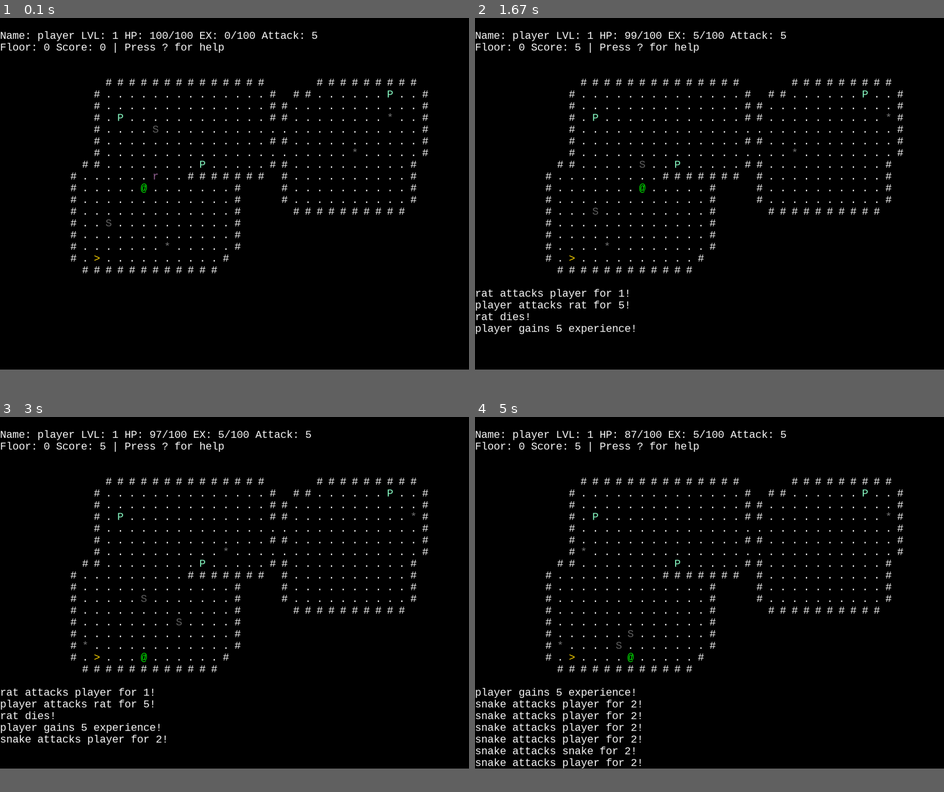
Above: before the commit, frames 1-4 (two rows, left to right).
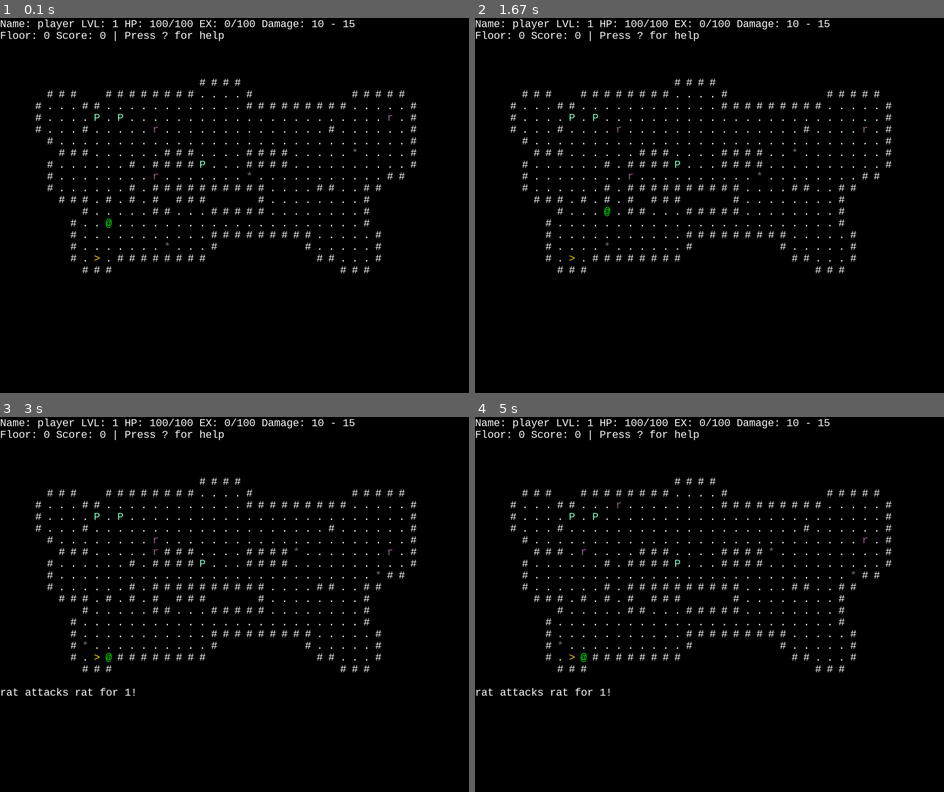
Above: after the commit, the same moments.

Repository: pyrotek45/pygame-roguehack
Game: pygame game, started from game.py
Same seed, same stepped clock (60 frames per second), same inputs: the game is played once before the commit and once after it.
Inputs:
- Up to frame 1 (0.1 s): no input
- Up to frame 2 (1.67 s): hold Right 0.33-0.8 s; hold Up 0.83-1.13 s; hold Right 1.17-1.63 s
- Up to frame 3 (3 s): hold Left 1.67-2.2 s; tap J at 1.73, 2.03, 2.3, 2.63, 2.93 s; hold Down 2.23-2.53 s; hold Left 2.57-2.97 s
- Up to frame 4 (5 s): hold Up 3-3.37 s; tap J at 3.07, 3.47, 3.77, 4.13, 4.53, 4.83 s; hold Right 3.4-4.03 s; hold Down 4.07-4.43 s; hold Left 4.47-4.93 s; hold Right from 4.97 s (still down)
In our replay, the window is 900x675 before the commit and 900x720 after it. These sizes can differ from the game's own. Grey fills any space a smaller window leaves; there, only what the larger window draws over its background counts as a difference.

The runs differ from the first frame. In frame 1, 4.3% of the frame differs, in the area x 0-92%, y 0-69%; in frame 2, 5.1%; in frame 3, 5.3%; in frame 4, 6.1%, in the area x 0-92%, y 0-94%.

Commit message:
added amoeba, weapons, undertile view

Diff:
--- a/entities.py
+++ b/entities.py
@@ -1,18 +1,39 @@
 import random
 import heapq
 
+class Item:
+    def __init__(self, name, value, symbol):
+        self.name = name
+        self.value = value
+        self.symbol = symbol
+
+
+class Weapon(Item):
+    def __init__(self, name, value, symbol, min, max):
+        super().__init__(name, value, symbol)
+        self.min_damage = min
+        self.max_damage = max
+
+
 # -------------------- Classes & API -------------------- #
 
 
 class Entity:
-    def __init__(self, name, x, y, health, attack, symbol, color, ai=None):
+    def __init__(self, name, x, y, health, strength, symbol, color, weapon=None, ai=None):
+        self.original = True
+
+        self.inventory = []
+        self.weapon = weapon
+
+        # value when unarmed
+        self.strength = strength
+
         self.name = name
         self.x = x
         self.y = y
         self.max_health = health
         self.health = health
         self.symbol = symbol
-        self.attack = attack
         self.level = 1
         self.experience_to_level = 100
         self.experience = 0
@@ -26,11 +47,18 @@
 
     def level_up(self):
         self.level += 1
-        self.max_health += 10 + self.level
-        self.attack += 5 + self.level
+        # health +10%
+        self.max_health += int(self.max_health * 0.10)
         self.health = self.max_health
+
+        # unarmed strength: +2
+        self.strength += 2
+
+        # exp till next level up: +%20
         self.experience = 0
-        self.experience_to_level = int(self.experience_to_level * 1.2)
+        self.experience_to_level += int(self.experience_to_level * 0.20)
+
+
 
     def set_ex(self, amount):
         self.ex_gain = amount
@@ -47,23 +75,27 @@
 # prolly want to make this more generic in the future??
 # maybe add it to the world class?
 def create_random_mob():
-    mob_type = random.choice(["orc", "snake", "rat"])
+    mob_type = random.choice(["orc", "snake", "rat", "amoeba"])
     return create_mob(mob_type)
 
 
 def create_mob(name):
     if name == "orc":
-        mob = Entity("orc", 0, 0, 10, 3, "O", (200, 200, 200), ai=AStarAi(None))
+        mob = Entity("orc", 0, 0, 10, 3, "O", (200, 200, 200), Weapon("club", 10, "!", 3, 8), ai=AStarAi(None))
         mob.set_ex(20)
         return mob
     elif name == "snake":
         mob = Entity(
-            "snake", 0, 0, 5, 2, "S", (100, 100, 100), ai=ChaseAndWonderAi(None)
+            "snake", 0, 0, 5, 2, "S", (100, 100, 100), None, ai=ChaseAndWonderAi(None)
         )
         mob.set_ex(10)
         return mob
     elif name == "rat":
-        mob = Entity("rat", 0, 0, 3, 1, "r", (150, 100, 150), ai=WonderAi(None))
+        mob = Entity("rat", 0, 0, 3, 1, "r", (150, 100, 150), None, ai=WonderAi(None))
+        mob.set_ex(5)
+        return mob
+    elif name == "amoeba":
+        mob = Entity("amoeba", 0, 0, 3, 1, "a", (55, 120, 50), None, ai=RunAndWonderAi(None))
         mob.set_ex(5)
         return mob
     else:
@@ -113,6 +145,18 @@
             x, y = random.choice([(1, 0), (-1, 0), (0, 1), (0, -1)])
             floor.move_entity(self.owner, x, y)
 
+class RunAndWonderAi(Ai):
+    def take_turn(self, floor):
+        if random.random() < 0.5:
+            # run
+            player = floor.world.player
+            x = ( 0 if player.x == self.owner.x else (1 if player.x < self.owner.x else -1) )
+            y = ( 0 if player.y == self.owner.y else (1 if player.y < self.owner.y else -1) )
+            floor.move_entity(self.owner, x, y)
+        else:
+            # wonder
+            x, y = random.choice([(1, 0), (-1, 0), (0, 1), (0, -1)])
+            floor.move_entity(self.owner, x, y)
 
 # ----------------- Pathfinding ---------------- #
 
--- a/floor.py
+++ b/floor.py
@@ -1,5 +1,5 @@
 import random
-
+from entities import Entity, WonderAi
 
 class System:
     def __init__(self):
@@ -11,10 +11,10 @@
 
 class Potion:
     def __init__(self, x, y, name, symbol, color):
+        self.name = name
         self.x = x
         self.y = y
         self.symbol = symbol
-        self.name = name
         self.color = color
         self.used = False
 
@@ -40,13 +40,29 @@
     def run(self, floor):
         for e in floor.components["entities"]:
             if e.ai and not e.dead:
-                e.ai.take_turn(floor)
+                if e.name == "amoeba":
+                    if random.random() > 0.03:
+                        e.ai.take_turn(floor)
+                    else:
+                        directions = [ (1, 0), (-1, 0), (0, 1), (0, -1), ]
+                        open_tiles = [dir for dir in directions if floor.grid[e.y + dir[0]][e.x + dir[1]] == "."]
+                        if open_tiles:
+                            mob = Entity("amoeba", 0, 0, 3, 1, "a", (55, 120, 50), ai=WonderAi(None))
+                            floor.add_component("entities", mob)
+                            open_tile = random.choice(open_tiles)
+                            mob.original = False
+                            mob.x = e.x + open_tile[1]
+                            mob.y = e.y + open_tile[0]
+                            floor.world.log_message("amoeba has replicated")
+                else:
+                    e.ai.take_turn(floor)
 
         floor.components["entities"] = [ e for e in floor.components["entities"] if not e.dead and e.health > 0 ]
 
 
 class ArrowTrap:
     def __init__(self, symbol, x, y, color, lifetime):
+        self.name = "arrow trap"
         self.symbol = symbol
         self.x = x
         self.y = y
@@ -110,9 +126,9 @@
         grid = [["#" for _ in range(grid_w)] for _ in range(grid_h)]
         rooms = []
 
-        room_count = random.randint(5, 10)
-        room_min_size = 5
-        room_max_size = 10
+        room_count = random.randint(7, 20)
+        room_min_size = 3
+        room_max_size = 5
 
         for _ in range(room_count):
             w = random.randint(room_min_size, room_max_size)
@@ -177,9 +193,15 @@
 
         for e in self.components["entities"]:
             if e is not entity and e.x == new_x and e.y == new_y:
+
                 # attack seq (entity then other: e)
-                e.health -= entity.attack
-                self.world.log_message( f"{entity.name} attacks {e.name} for {entity.attack}!" )
+                # basic attack stuff
+                damage = random.randint(1,entity.strength)
+                if entity.weapon:
+                    damage = random.randint(entity.weapon.min_damage + entity.strength, entity.weapon.max_damage + entity.strength)
+                e.health -= damage
+
+                self.world.log_message( f"{entity.name} attacks {e.name} for {damage}!" )
                 if e.health <= 0:
                     self.world.log_message(f"{e.name} dies!")
                     e.dead = True
--- a/game.py
+++ b/game.py
@@ -3,8 +3,9 @@
 import random
 
 
+
 from enum import Enum, auto
-from entities import Entity, create_random_mob
+from entities import Entity, create_random_mob, Weapon
 from floor import Floor
 
 
@@ -14,8 +15,8 @@
 FONTSIZE = 32
 GRID_W = 40
 GRID_H = 20
-LOG_SIZE = 8
-TOP_BAR_SIZE = 2
+LOG_SIZE = 9
+TOP_BAR_SIZE = 3
 
 
 font = pygame.font.SysFont("Consolas", FONTSIZE)
@@ -32,7 +33,7 @@
 class World:
     def __init__(self):
         self.state = State.OVERWORLD
-        self.player = Entity("player", 5, 5, 100, 5, (0, 255, 0), "@")
+        self.player = Entity("player", 5, 5, 100, 5, (0, 255, 0), "@", Weapon("Sword", 30, "!", 5, 10))
         self.floors = [Floor(self, GRID_W, GRID_H)]
         self.current_floor = 0
         self.add_mobs(3)
@@ -41,7 +42,7 @@
 
     def reset(self):
         self.state = State.OVERWORLD
-        self.player = Entity("player", 5, 5, 100, 5, (0, 255, 0), "@")
+        self.player = Entity("player", 5, 5, 100, 5, (0, 255, 0), "@", Weapon("Sword", 30, "!", 5, 10))
         self.floors = [Floor(self, GRID_W, GRID_H)]
         self.current_floor = 0
         self.add_mobs(3)
@@ -62,18 +63,14 @@
             new_floor = Floor(self, GRID_W, GRID_H)
             # fill with mobs
             for _ in range(random.randint(1, self.current_floor + 4)):
+
                 mob = create_random_mob()
                 x, y = new_floor.find_valid_spawn(new_floor.grid)
                 mob.x = x
                 mob.y = y
 
-                # make mobs harder on deeper floors
-                attack = mob.attack + self.current_floor
-                health = mob.max_health + self.current_floor
-
-                mob.attack = attack
-                mob.health = health
-                mob.max_health = health
+                for _ in range(random.randint(self.current_floor, self.current_floor + 3)):
+                    mob.level_up()
 
                 mob.set_ex(mob.ex_gain + self.current_floor * 2)
 
@@ -104,7 +101,7 @@
 
     def draw_overworld(self):
         color = (255, 255, 255)
-
+        under_player = []
         map_overlay = {}
         for overlay in self.map.components.values():
             for obj in overlay:
@@ -116,22 +113,34 @@
                     symbol = (obj.symbol, obj.color)
                     if pos not in map_overlay:
                         map_overlay[pos] = symbol
+                    elif map_overlay[pos][1] == "@":
+                        under_player.append(obj.name)
                     continue
                 elif hasattr(obj, "used") and not obj.used:
                     pos = (obj.y, obj.x)
                     symbol = (obj.symbol, obj.color)
                     if pos not in map_overlay:
                         map_overlay[pos] = symbol
+                    elif map_overlay[pos][1] == "@":
+                        under_player.append(obj.name)
                     continue
                 elif hasattr(obj, "visable") and obj.visable:
                     pos = (obj.y, obj.x)
                     symbol = (obj.symbol, obj.color)
                     if pos not in map_overlay:
                         map_overlay[pos] = symbol
+                    elif map_overlay[pos][1] == "@":
+                        under_player.append(obj.name)
                     continue
 
         height = len(self.map.grid)
         width = len(self.map.grid[0])
+
+        if self.map.grid[self.player.y][self.player.x] == "<":
+            under_player.append("up stairs")
+
+        if self.map.grid[self.player.y][self.player.x] == ">":
+            under_player.append("down stairs")
 
         def wall_visible(yy, xx):
             if self.map.grid[yy][xx] != "#":
@@ -145,11 +154,16 @@
                         return True
             return False
 
-        top_bar_size_offset = (TOP_BAR_SIZE + 1) * FONTSIZE
-        text = font.render( f"Name: {self.player.name} LVL:  …(118 unchanged characters)… /{str(self.player.experience_to_level)} Attack: {str(self.player.attack)}", True, color, )
-        screen.blit(text, (0, FONTSIZE))
+        top_bar_size_offset = (TOP_BAR_SIZE) * FONTSIZE
+        text = font.render( f"Name: {self.player.name} LVL:  …(118 unchanged characters)… /{str(self.player.experience_to_level)} Damage: {str( self.player.weapon.min_damage + self.player.strength if self.player.weapon else 0)} - {str(self.player.weapon.max_damage + self.player.strength if self.player.weapon  else self.player.strength)}", True, color, )
+        screen.blit(text, (0, 0))
         text = font.render( f"Floor: {self.current_floor} Score: {str(self.player.score)} | Press ? for help", True, color, )
-        screen.blit(text, (0, FONTSIZE * 2))
+        screen.blit(text, (0, FONTSIZE ))
+        things_under_player = " ".join([item for item in under_player])
+
+        if things_under_player:
+            text = font.render( things_under_player, True, color, )
+            screen.blit(text, (0, FONTSIZE * 2))
 
         for y, row in enumerate(self.map.grid):
             for x, ch in enumerate(row):
@@ -178,10 +192,12 @@
                     screen.blit( text, (x * FONTSIZE, y * FONTSIZE + top_bar_size_offset) )
 
         # draw log
-        log_start_y = GRID_H * FONTSIZE
+        log_start_y = GRID_H * FONTSIZE + top_bar_size_offset
         for i, log_entry in enumerate(self.log[-LOG_SIZE:]):
             text = font.render(log_entry, True, color)
-            screen.blit(text, (0, log_start_y + i * FONTSIZE + top_bar_size_offset))
+            screen.blit(text, (0, log_start_y + i * FONTSIZE))
+
+
 
     def draw_gameover(self):
         # print dead screen
